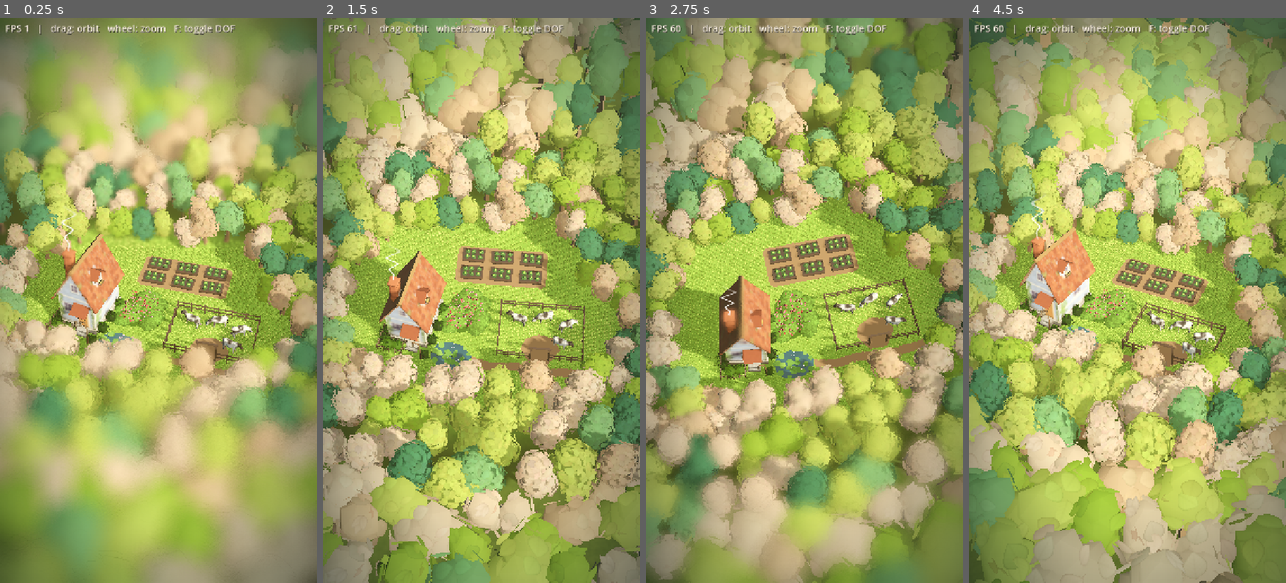
Above: before the commit, frames 1-4 (left to right).
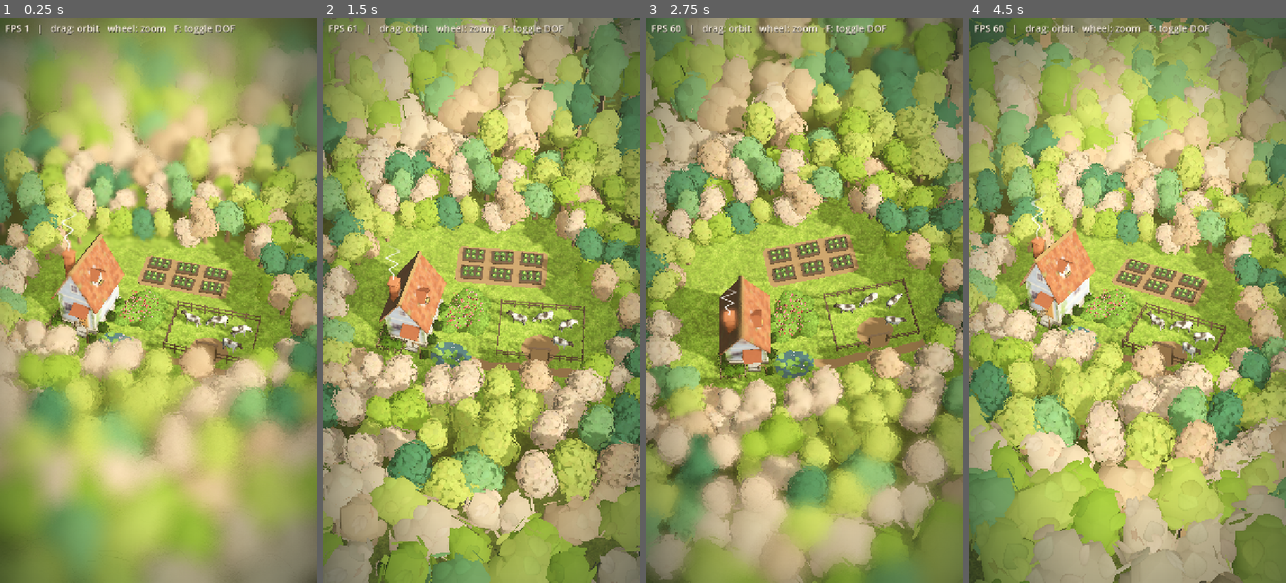
Above: after the commit, the same moments.

Repository: evaqqwww/Island
Game: Godot game, scene res://main.tscn
Same seed, same stepped clock (60 frames per second), same inputs: the game is played once before the commit and once after it.
Inputs (mouse positions are in pixels of both pictures, inside the frame that each line leads up to):
- Up to frame 1 (0.25 s): no input
- Up to frame 2 (1.5 s): tap Enter at 0.5 s; move the mouse to (551, 272) at 0.52 s; tap F at 0.6 s; click (551, 272) at 0.67 s; drag from (418, 328) to (465, 413) at 1.27 s
- Up to frame 3 (2.75 s): move the mouse to (836, 176) at 2.02 s; tap F at 2.1 s; click (836, 176) at 2.17 s
- Up to frame 4 (4.5 s): drag from (1111, 413) to (1032, 215) at 2.77 s; move the mouse to (1222, 385) at 3.52 s; tap F at 3.6 s; click (1222, 385) at 3.67 s; drag from (1032, 215) to (1079, 159) at 4.27 s

The runs differ from the first frame. In frame 1, 2.8% of the frame differs, in the area x 7-94%, y 37-65%; in frame 2, 4.5%; in frame 3, 5.0%, in the area x 1-98%, y 12-75%; in frame 4, 2.9%.

Commit message:
草地改为烘焙草叶贴图：Blender 画可平铺的草叶纹理（颜色 + 高度），地面直接贴图，壳层草减到 5 层并按贴图高度长出，不再按格子排列
Co-Authored-By: Claude Opus 5.5 <noreply@anthropic.com>

Diff:
--- a/main.tscn
+++ b/main.tscn
@@ -12,7 +12,7 @@
 [ext_resource type="Shader" path="res://shaders/smoke.gdshader" id="14_smoke"]
 [ext_resource type="PackedScene" path="res://assets/trees/trees.glb" id="16_trees"]
 [ext_resource type="Shader" path="res://shaders/ground.gdshader" id="17_ground"]
-[ext_resource type="Texture2D" path="res://assets/textures/lawn.png" id="18_lawn"]
+[ext_resource type="Texture2D" path="res://assets/textures/grass.png" id="18_grass"]
 [ext_resource type="Script" path="res://scripts/props.gd" id="19_props"]
 [ext_resource type="PackedScene" path="res://assets/farm/farm.glb" id="20_farm"]
 [ext_resource type="Script" path="res://scripts/grass.gd" id="21_grass"]
@@ -58,8 +58,8 @@
 [sub_resource type="ShaderMaterial" id="ShaderMaterial_ground"]
 render_priority = 0
 shader = ExtResource("17_ground")
-shader_parameter/lawn = ExtResource("18_lawn")
-shader_parameter/tint = Color(0.78, 0.84, 0.74, 1)
+shader_parameter/grass = ExtResource("18_grass")
+shader_parameter/tint = Color(1, 1, 1, 1)
 shader_parameter/tile_size = 4.0
 shader_parameter/clearing_center = Vector2(4.5, -1.7)
 shader_parameter/clearing_radii = Vector2(11, 8.4)
@@ -68,7 +68,7 @@
 [sub_resource type="ShaderMaterial" id="ShaderMaterial_bed_ground"]
 render_priority = 0
 shader = ExtResource("17_ground")
-shader_parameter/lawn = ExtResource("18_lawn")
+shader_parameter/grass = ExtResource("18_grass")
 shader_parameter/tint = Color(0.32, 0.46, 0.19, 1)
 shader_parameter/tile_size = 3.0
 shader_parameter/clearing_center = Vector2(4.5, -1.7)
@@ -85,6 +85,7 @@
 [sub_resource type="ShaderMaterial" id="ShaderMaterial_grass"]
 render_priority = 0
 shader = ExtResource("22_grass")
+shader_parameter/grass = ExtResource("18_grass")
 
 [sub_resource type="SphereMesh" id="SphereMesh_shrub"]
 radius = 1.0
--- a/scripts/grass.gd
+++ b/scripts/grass.gd
@@ -2,7 +2,7 @@
 extends MeshInstance3D
 
 ## 草地：在 area 多边形（外扩 margin 米，伸进林缘树冠下）上叠 shell_count 层水平网格（壳层草），
-## grass.gdshader 按每层的高度和格子噪声裁出一簇簇草叶，叠出有厚度、会随风摆动的草坪。
+## grass.gdshader 按地面草叶贴图的高度通道，把高过每层的草叶抬起来，叠出有厚度、会随风摆动的草坪。
 ## exclude_areas（小路、池塘、菜园、泥地、花圃、木屋）不长草：运行时把区域画成遮罩贴图传给着色器，
 ## 遮罩按双线性插值采样，区域边缘的草逐渐变矮。只在有草的格子里生成网格，减少重叠绘制。
 ## 网格和遮罩在运行时生成，不写进场景文件。改了区域或参数后点「重新生成」。
@@ -11,7 +11,7 @@
 @export var exclude_areas: Array[NodePath] = []
 ## area 向外扩展的距离（米），让草一直长到林缘的树冠下面。
 @export var margin := 1.5
-@export var shell_count := 12
+@export var shell_count := 5
 ## 每层网格的格子边长（米）。
 @export var cell_size := 1.0
 ## 遮罩贴图每个像素对应的边长（米）。
--- a/shaders/grass.gdshader
+++ b/shaders/grass.gdshader
@@ -1,37 +1,34 @@
-// 壳层草：grass.gd 把同一块网格叠成很多层，UV2.x 是层高（贴地 0 → 草尖 1），顶点按层高抬起。
-// 片元把地面切成小格，每格一簇草：随机高度、随机位置，越往上越细；当前层高过了这簇的高度或落在草簇外就丢弃，
-// 层层叠起来就是一簇簇有厚度的草。越往上采样点按「梳向」偏移，草叶整片朝同一方向倾斜（方向随位置缓慢变化），
-// 斜看时能看到草叶的长度；再叠加随风摆动。颜色从根部的暗绿过渡到草尖的黄绿，大片噪声让草坪有高低和深浅的起伏。
-// 遮罩贴图（grass.gd 运行时生成）决定哪里长草，边缘按插值逐渐变矮。
-// 变化缓慢的大片噪声、梳向和风在顶点里算（网格每米一个顶点），片元只做每簇草的随机数，减轻手机上的开销。
+// 壳层草：grass.gd 把同一块网格叠成几层，UV2.x 是层高（贴地 0 → 草尖 1），顶点按层高抬起。
+// 每层采样和地面相同的草叶贴图（A 通道是草叶高度），只保留高过当前层的草叶，叠起来就是从地面贴图里「长」出来的立体草，
+// 草叶的形状、朝向和疏密都来自贴图，不按格子排列。分区和贴图朝向与地面 ground.gdshader 一致，草叶对齐。
+// 越往上采样点沿梳向偏移一点，草叶有倾斜，再叠加随风摆动；大片噪声让草有高低起伏。
+// 遮罩贴图（grass.gd 运行时生成）决定哪里长草，边缘逐渐变矮。缓慢变化的量都在顶点里算（网格每米一个顶点）。
 shader_type spatial;
 render_mode cull_back, diffuse_lambert_wrap;
 
+uniform sampler2D grass : source_color, filter_linear_mipmap_anisotropic, repeat_enable;  // RGB 颜色，A 草叶高度
+uniform vec3 tint : source_color = vec3(1.0);         // 与地面一致
+uniform float tile_size = 4.0;                        // 与地面一致
+uniform float region_scale = 0.11;                    // 与地面一致
+uniform float mip_bias = -1.0;                        // 采样偏向更清晰的一级，草叶高度不被平均成一片
 uniform sampler2D mask : hint_default_black, filter_linear;
 uniform vec4 mask_rect = vec4(0.0, 0.0, 1.0, 1.0);   // 遮罩覆盖的世界 XZ 范围：起点 xy，尺寸 zw
-uniform float height = 0.32;                          // 最高的草有多高（米）
-uniform float density = 7.0;                          // 每米多少簇
-uniform float thickness : hint_range(0.1, 1.0) = 0.8; // 草簇根部直径（相对格子）
-uniform float lean = 0.12;                            // 草尖相对根部的偏移（米）
+uniform float height = 0.18;                          // 最高的草有多高（米）
+uniform float tip_light = 0.15;                       // 草尖比贴地处亮多少
+uniform float clump_scale = 0.22;                     // 草高起伏的频率（每米）
+uniform float lean = 0.06;                            // 草尖相对根部的偏移（米）
 uniform float lean_scale = 0.15;                      // 梳向变化的频率（每米）
-uniform vec3 root_color : source_color = vec3(0.3, 0.45, 0.12);
-uniform vec3 tip_color : source_color = vec3(0.68, 0.82, 0.32);
-uniform vec3 patch_color : source_color = vec3(0.82, 0.84, 0.4);  // 草坪里偏黄的大片
-uniform float patch_scale = 0.22;                     // 大片起伏的频率（每米）
-uniform float wind_strength = 0.05;
+uniform float wind_strength = 0.03;
 uniform float wind_speed = 1.3;
 
 varying vec3 v_world;
 varying float v_h;
+varying float v_region;
+varying float v_clump;
 varying vec2 v_bend;
-varying float v_clump;
 
 float hash(vec2 p) {
 	return fract(sin(dot(p, vec2(127.1, 311.7))) * 43758.5453);
-}
-
-vec2 hash2(vec2 p) {
-	return fract(sin(vec2(dot(p, vec2(127.1, 311.7)), dot(p, vec2(269.5, 183.3)))) * 43758.5453);
 }
 
 float noise(vec2 p) {
@@ -46,7 +43,8 @@
 	VERTEX.y += v_h * height;
 	v_world = (MODEL_MATRIX * vec4(VERTEX, 1.0)).xyz;
 	vec2 p = v_world.xz;
-	v_clump = noise(p * patch_scale) * 0.7 + noise(p * patch_scale * 3.1) * 0.3;
+	v_region = smoothstep(0.4, 0.6, noise(p * region_scale));
+	v_clump = mix(0.75, 1.2, noise(p * clump_scale) * 0.7 + noise(p * clump_scale * 3.1) * 0.3);
 	float a = noise(p * lean_scale + 11.0) * 6.2832;
 	v_bend = vec2(cos(a), sin(a)) * lean
 			+ vec2(sin(TIME * wind_speed + p.x * 0.4 + p.y * 0.25), cos(TIME * wind_speed * 0.7 + p.y * 0.35 + p.x * 0.1)) * wind_strength;
@@ -54,22 +52,14 @@
 
 void fragment() {
 	float h = v_h;
-	vec2 p = v_world.xz;
-	float m = texture(mask, (p - mask_rect.xy) / mask_rect.zw).r;
-	float clump = v_clump;
-	vec2 g = (p - v_bend * h * h) * density;
-	vec2 cell = floor(g);
-	float blade = mix(0.35, 1.0, hash(cell + 7.13)) * smoothstep(0.1, 0.9, m) * mix(0.65, 1.15, clump);
-	if (h > blade) {
+	vec2 uv = (v_world.xz - v_bend * h) / tile_size;
+	mat2 rot = mat2(vec2(0.62, 0.78), vec2(-0.78, 0.62));
+	vec4 g = mix(texture(grass, uv, mip_bias), texture(grass, rot * uv + 0.37, mip_bias), v_region);
+	float m = texture(mask, (v_world.xz - mask_rect.xy) / mask_rect.zw).r;
+	if (h > g.a * smoothstep(0.1, 0.9, m) * v_clump) {
 		discard;
 	}
-	float t = h / blade;
-	vec2 d = fract(g) - (0.3 + hash2(cell) * 0.4);
-	if (length(d) > thickness * 0.5 * (1.0 - t * 0.85)) {
-		discard;
-	}
-	vec3 tip = mix(tip_color, patch_color, smoothstep(0.5, 0.85, clump));
-	ALBEDO = mix(root_color, tip, smoothstep(0.0, 1.0, t)) * mix(0.88, 1.08, hash(cell + 3.7));
+	ALBEDO = g.rgb * tint * (1.0 + tip_light * h);
 	ROUGHNESS = 0.9;
 	SPECULAR = 0.2;
 }
--- a/shaders/ground.gdshader
+++ b/shaders/ground.gdshader
@@ -1,10 +1,13 @@
-// 草坪地面：可平铺的草坪纹理按世界坐标贴图，两层不同尺度和角度混合以打散重复感，
+// 草坪地面：可平铺的草叶贴图（blender/build_grass.py 生成）按世界坐标贴图。按一张大片噪声分区，
+// 一部分区域换用旋转过的贴图，打散重复感又不把草叶糊在一起（壳层草 grass.gdshader 用同样的分区，草叶对齐）；
 // 再叠加大尺度的明暗斑块；空地之外逐渐压暗，模拟树林下的阴影。
 shader_type spatial;
 
-uniform sampler2D lawn : source_color, filter_linear_mipmap_anisotropic, repeat_enable;
+uniform sampler2D grass : source_color, filter_linear_mipmap_anisotropic, repeat_enable;  // RGB 颜色，A 草叶高度（这里不用）
 uniform vec3 tint : source_color = vec3(1.0);
 uniform float tile_size = 4.0;                 // 一张纹理覆盖的边长（米）
+uniform float region_scale = 0.11;             // 贴图朝向分区的频率（每米）
+uniform float mip_bias = -0.5;                 // 采样偏向更清晰的一级，远处草叶不被平均掉
 uniform vec2 clearing_center = vec2(4.0, -1.7);
 uniform vec2 clearing_radii = vec2(10.5, 8.0);
 uniform float forest_shade : hint_range(0.0, 1.0) = 0.5;
@@ -29,7 +32,8 @@
 void fragment() {
 	vec2 uv = v_world.xz / tile_size;
 	mat2 rot = mat2(vec2(0.62, 0.78), vec2(-0.78, 0.62));
-	vec3 c = mix(texture(lawn, uv).rgb, texture(lawn, rot * uv * 0.43 + 0.37).rgb, 0.4);
+	float region = smoothstep(0.4, 0.6, noise(v_world.xz * region_scale));
+	vec3 c = mix(texture(grass, uv, mip_bias).rgb, texture(grass, rot * uv + 0.37, mip_bias).rgb, region);
 	float macro = noise(v_world.xz * 0.06) * 0.6 + noise(v_world.xz * 0.17) * 0.4;
 	c *= mix(0.88, 1.08, macro);
 	float e = length((v_world.xz - clearing_center) / clearing_radii);
Binary file added: assets/textures/grass.png
Not shown, changed: assets/textures/grass.png.import
Binary file removed: assets/textures/lawn.png
Not shown, added: blender/build_grass.py
Not shown, changed: blender/build_trees.py
Not shown, changed: docs/index.html
Not shown, changed: docs/index.pck
